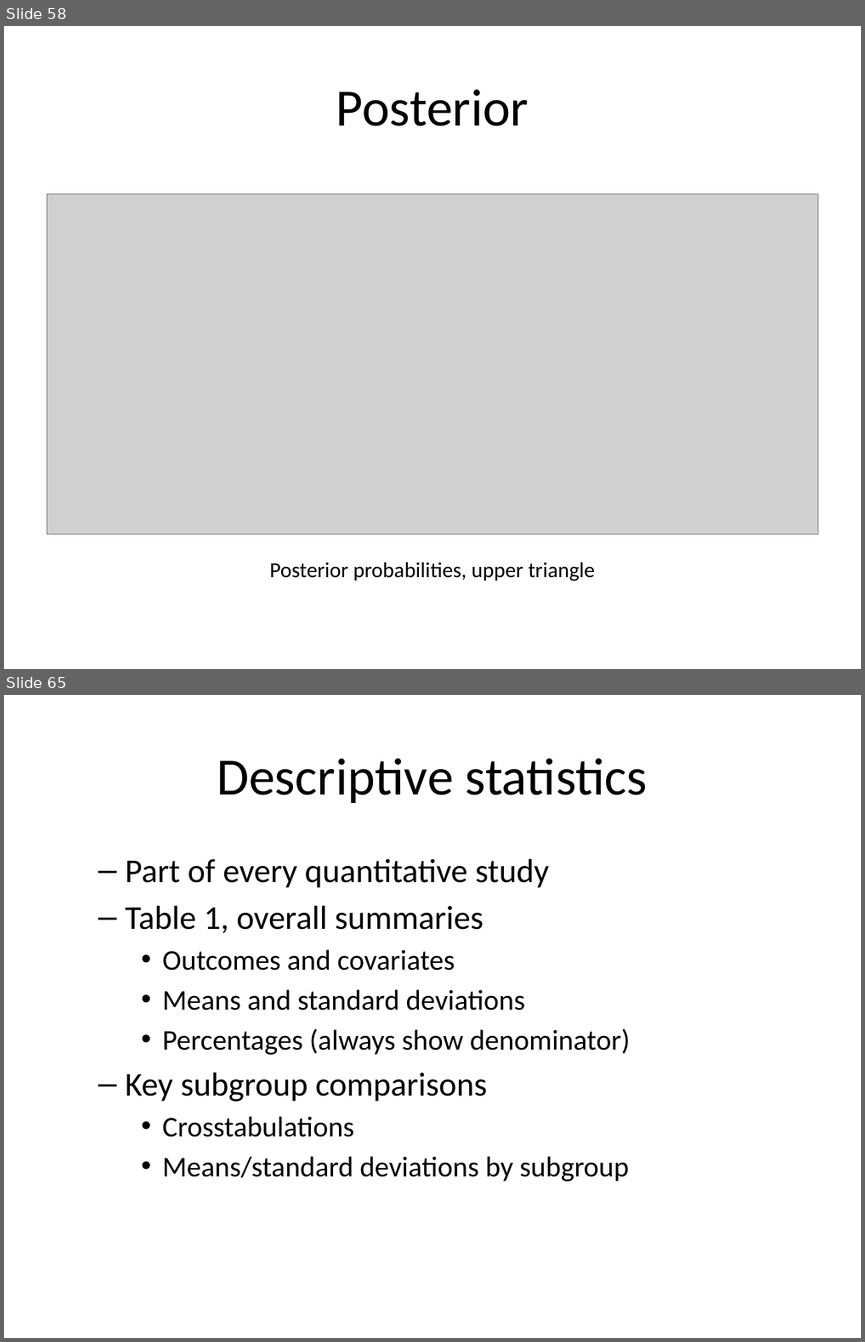
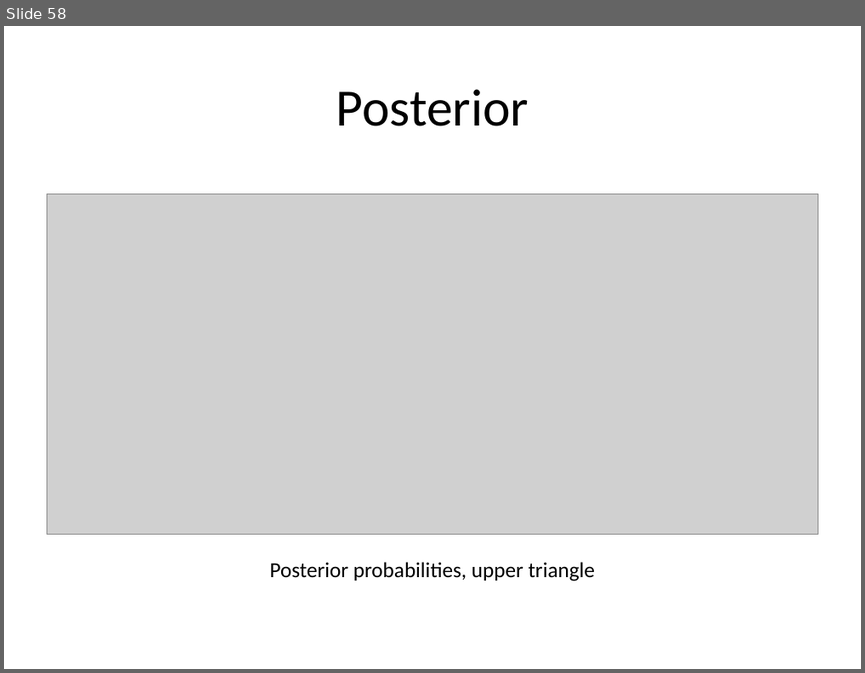
Before and after one commit to classes-medb/5510, a slide deck: src/video-12-hypothesis-testing.pptx. Shown one above the other, each under a label of ours: slides 58 and 65 before the commit, slide 58 after it; the slides between them are not shown. The pictures are 865x1342 and 865x673 pixels, drawn with LibreOffice and Linux fonts; fonts in the diff are those of the drawing; grey boxes stand for pictures. Boxes give left, top, right and bottom in pixels: in the first picture for what was removed or moved away, otherwise in the second. Text is boxed around its words. In the diff, an @@ line names an element or a change of style, - is before the commit and + after.

```diff
--- a/src/video-12-hypothesis-testing.pptx
+++ b/src/video-12-hypothesis-testing.pptx
@@ slide 65 removed at [4, 695, 861, 1338], background #FFFFFF @@
@@ title removed at [216, 758, 647, 803] @@
-Descriptive statistics
@@ text removed at [125, 858, 630, 1181] @@
-  – Part of every quantitative study
-  – Table 1, overall summaries
-    • Outcomes and covariates
-    • Means and standard deviations
-    • Percentages (always show denominator)
-  – Key subgroup comparisons
-    • Crosstabulations
-    • Means/standard deviations by subgroup
```
Also in this commit, not shown: 3 slides changed, 49 other slides removed, 1 other file.
